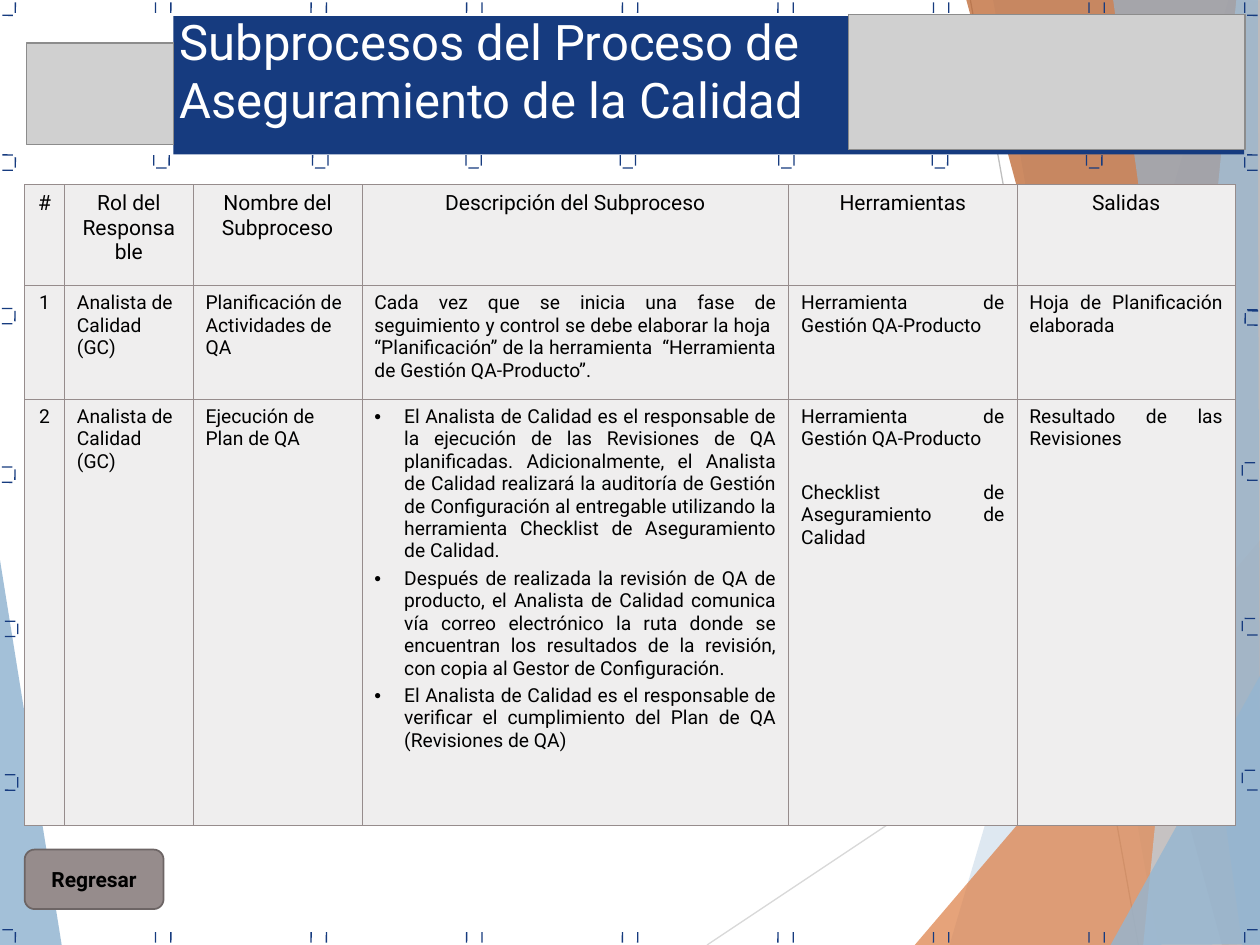
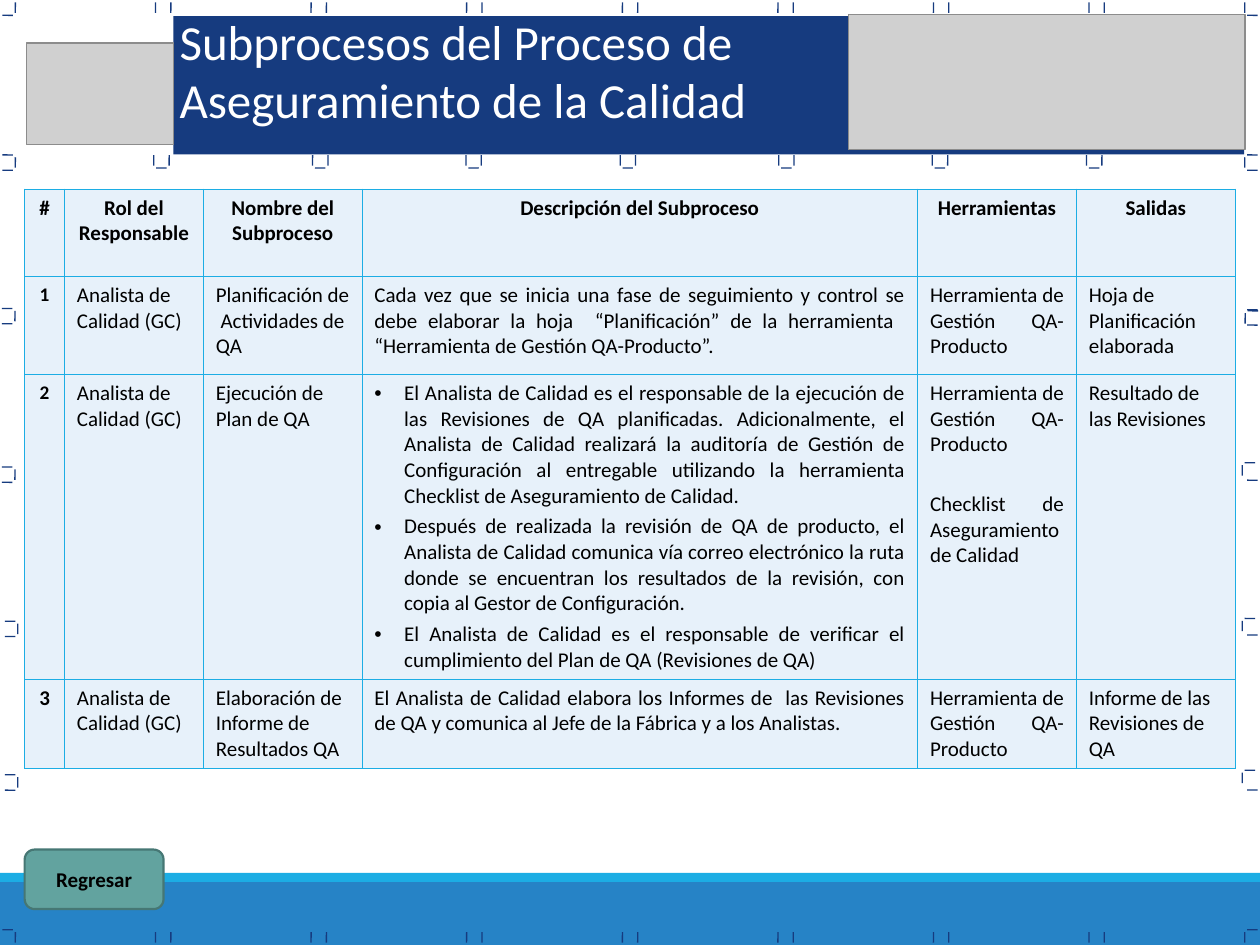
Before and after one commit to Proyecto-TopBody/TopBodySystem, a slide deck: slide 13 of Area de proceso PPQA/PAC_0.1_2015_Proceso Aseguramiento Calidad.ppt (slide 14 before the commit). Drawn at 1260x945 pixels with LibreOffice and Linux fonts; fonts in the diff are those of the drawing; grey boxes stand for pictures. Boxes give left, top, right and bottom in pixels: in the first picture for what was removed or moved away, otherwise in the second. Text is boxed around its words. In the diff, an @@ line names an element or a change of style, - is before the commit and + after.

```diff
--- a/Area de proceso PPQA/PAC_0.1_2015_Proceso Aseguramiento Calidad.ppt
+++ b/Area de proceso PPQA/PAC_0.1_2015_Proceso Aseguramiento Calidad.ppt
@@ text "Subprocesos del Proceso de" at bbox=[180, 26, 746, 127]: font Roboto to Calibri @@
@@ table at bbox=[25, 189, 1236, 764] @@
+row 4: 3 | Analista de Calidad (GC) | Elaboración de Informe de Resultados QA | El Analista de Calidad elabora los Informes de las Revisiones de QA y comunica al Jefe de la Fábrica y a los Analistas. | Herramienta de Gestión QA-Producto | Informe de las Revisiones de QA
@@ table: place and size @@
-table at bbox=[25, 185, 1236, 825]
+table at bbox=[25, 189, 1236, 764]
@@ line added from (123, 239) to (1153, 239), #7F7F7F 0.51 pt @@
@@ group removed at bbox=[0, 0, 1260, 945]: 8 freeform shapes, 2 lines @@
@@ rounded rectangle "Regresar" at bbox=[25, 849, 164, 908]: font Roboto to Calibri; fill #968C8C to #62A39F; outline #6D6565 0.99 pt to #467774 1.25 pt @@
@@ rectangle added at bbox=[0, 882, 1260, 945], fill #2683C6 @@
@@ rectangle added at bbox=[0, 873, 1260, 882], fill #1CADE4 @@
```
Also in this commit, not shown: 19 other slides changed, 9 slides added, 15 slides removed, 13 other files.
